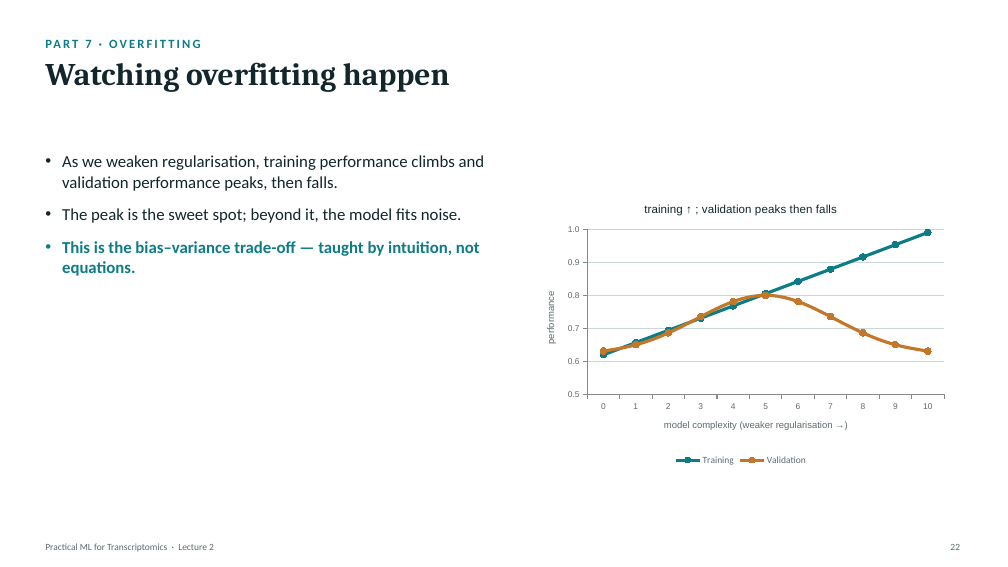
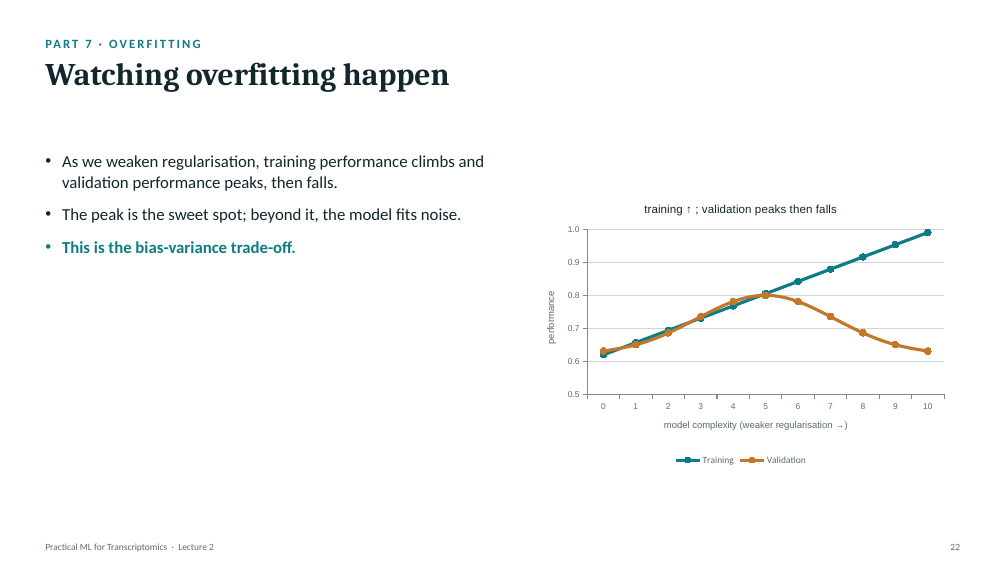
Before and after one commit to zhanyinx/ml26, a slide deck: slide 22 of lessons/lesson02_baseline_model/theory/slides/Lecture2 - Building the First Predictive Model.pptx. Drawn at 1008x567 pixels with LibreOffice and Linux fonts; fonts in the diff are those of the drawing. Boxes give left, top, right and bottom in pixels: in the first picture for what was removed or moved away, otherwise in the second. Text is boxed around its words. In the diff, an @@ line names an element or a change of style, - is before the commit and + after.

```diff
--- a/lessons/lesson02_baseline_model/theory/slides/Lecture2 - Building the First Predictive Model.pptx
+++ b/lessons/lesson02_baseline_model/theory/slides/Lecture2 - Building the First Predictive Model.pptx
@@ text at (62,241,296,253): text changed @@
-• This is the bias–variance trade-off — taught by intuition, not equations.
+• This is the bias-variance trade-off.
```
Also in this commit, not shown: 10 other slides changed.
